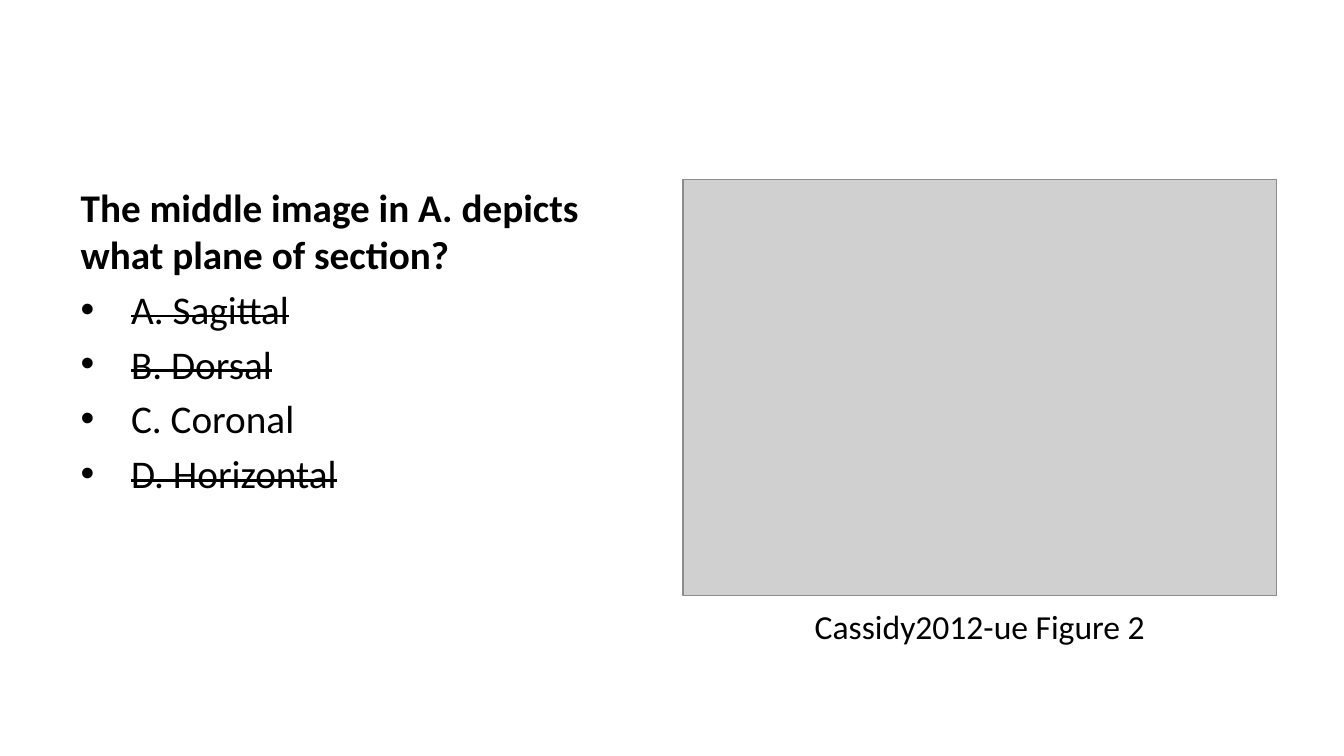
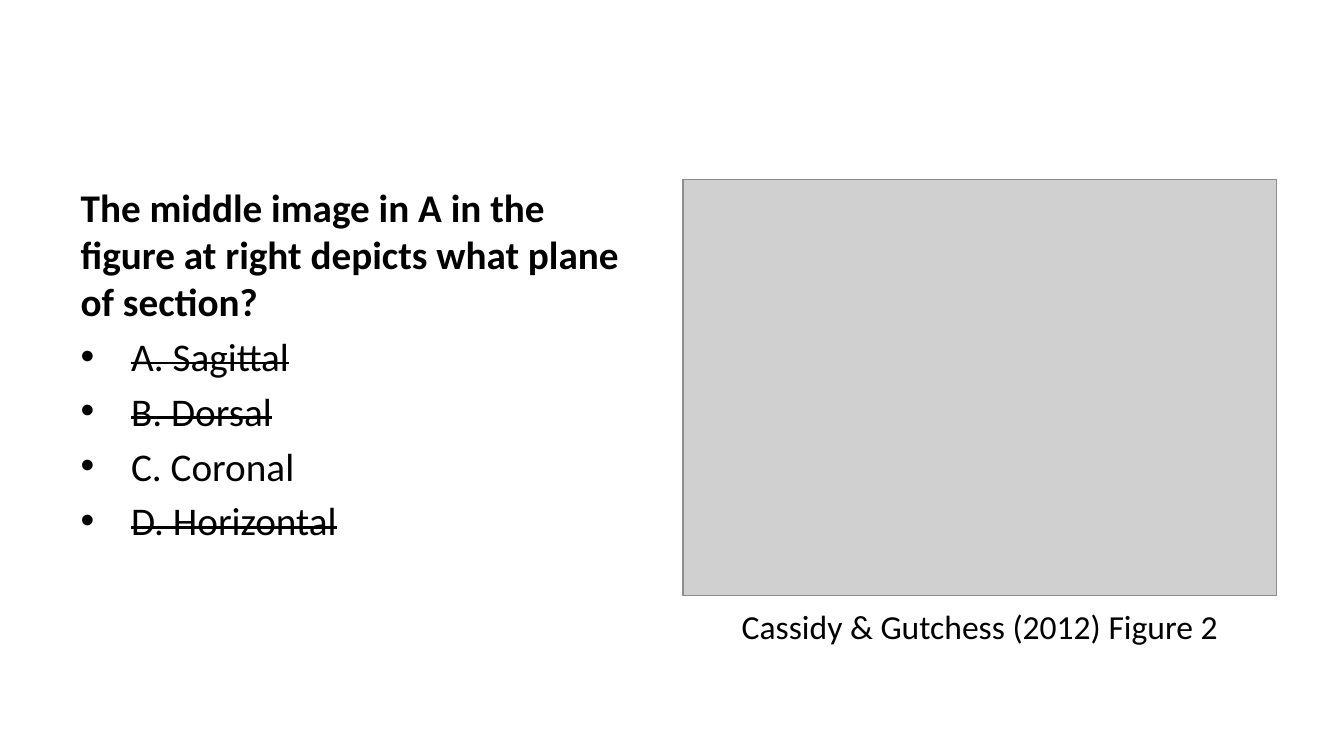
Before and after one commit to psu-psychology/psy-511-scan-fdns-2026-spring, a slide deck: slide 11 of docs/slides/wk-03-2026-01-29-action.pptx. Drawn at 1344x756 pixels with LibreOffice and Linux fonts; fonts in the diff are those of the drawing; grey boxes stand for pictures. Boxes give left, top, right and bottom in pixels: in the first picture for what was removed or moved away, otherwise in the second. Text is boxed around its words. In the diff, an @@ line names an element or a change of style, - is before the commit and + after.

```diff
--- a/docs/slides/wk-03-2026-01-29-action.pptx
+++ b/docs/slides/wk-03-2026-01-29-action.pptx
@@ text at (81, 194, 619, 317): text changed @@
-The middle image in A. depicts what plane of section?
+The middle image in A in the figure at right depicts what plane of section?
@@ text at (742, 614, 1218, 645): text changed @@
-Cassidy2012-ue Figure 2
+Cassidy & Gutchess (2012) Figure 2
```
Also in this commit, not shown: 12 other slides changed, 4 slides added, 6 slides removed, 33 other files.
